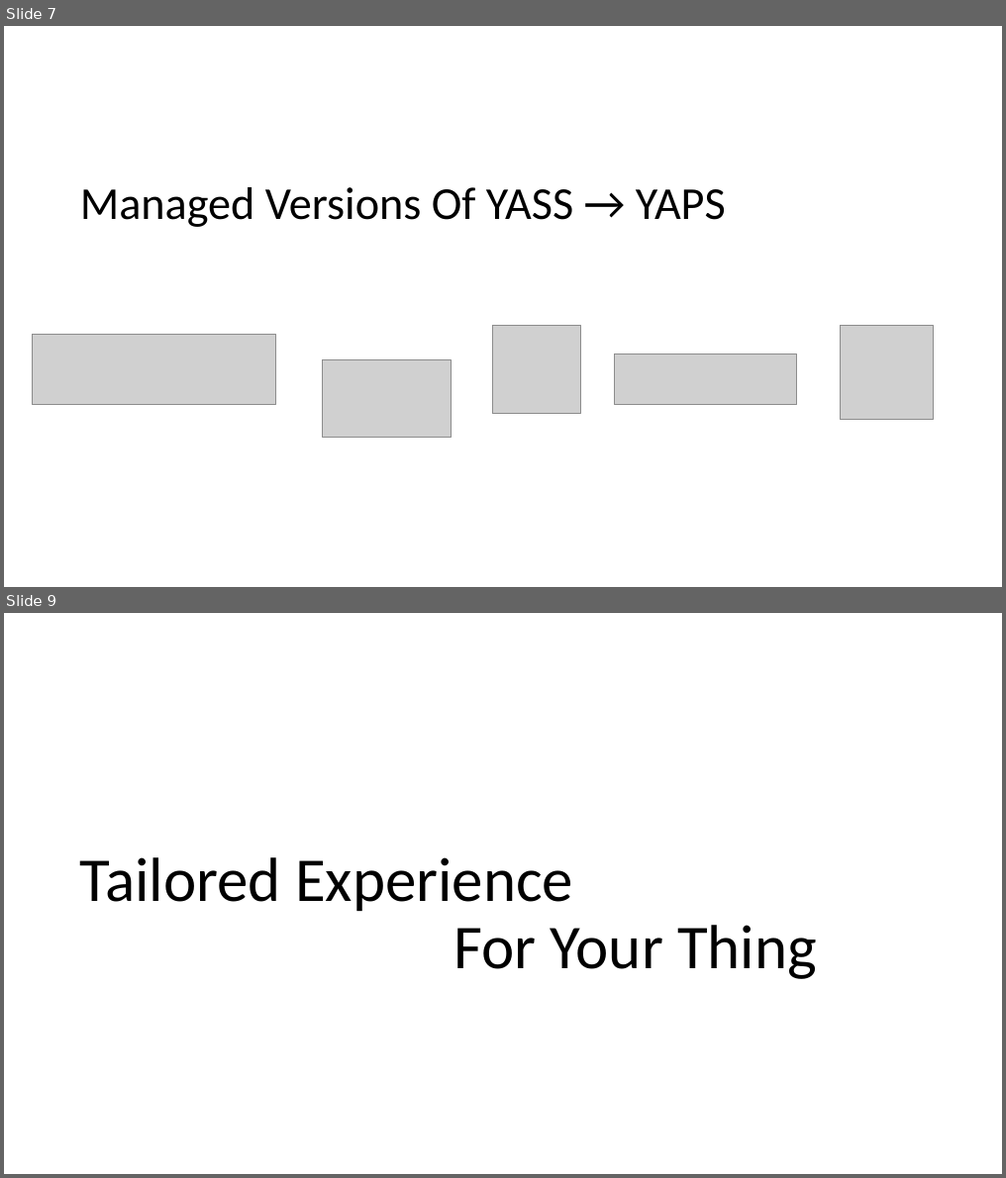
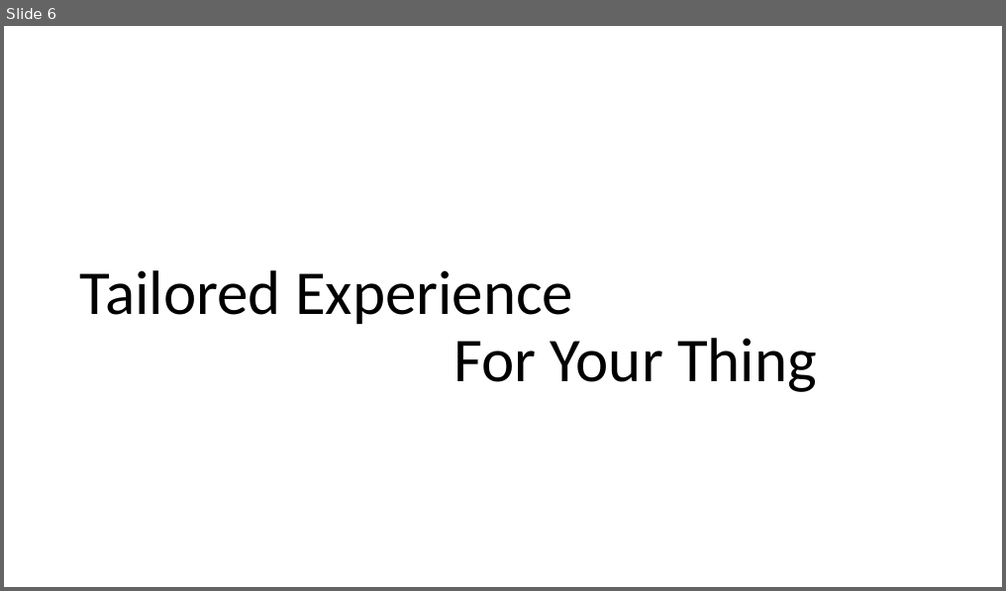
Before and after one commit to SteveLasker/Presentations, a slide deck: ACR/OCIArtifactRegistries-QuickIntro.pptx. Shown one above the other, each under a label of ours: slides 7 and 9 before the commit, slide 6 after it; the slides between them are not shown. The pictures are 1006x1178 and 1006x591 pixels, drawn with LibreOffice and Linux fonts; fonts in the diff are those of the drawing; grey boxes stand for pictures; background and template pictures are left out. Boxes give left, top, right and bottom in pixels: in the first picture for what was removed or moved away, otherwise in the second. Text is boxed around its words. In the diff, an @@ line names an element or a change of style, - is before the commit and + after.

```diff
--- a/ACR/OCIArtifactRegistries-QuickIntro.pptx
+++ b/ACR/OCIArtifactRegistries-QuickIntro.pptx
@@ slide 7 removed at box(4, 26, 1002, 587), background #FFFFFF @@
@@ title removed at box(80, 187, 726, 227) @@
-Managed Versions Of YASS → YAPS
@@ picture removed at box(32, 335, 275, 405) @@
@@ picture removed at box(492, 326, 580, 414) @@
@@ picture removed at box(841, 326, 934, 420) @@
@@ picture removed at box(322, 361, 450, 438) @@
@@ picture removed at box(615, 355, 797, 405) @@
@@ what was slide 9 is now slide 6 @@
```
Also in this commit, not shown: 20 slides changed, 1 slide added, 2 other slides removed.
